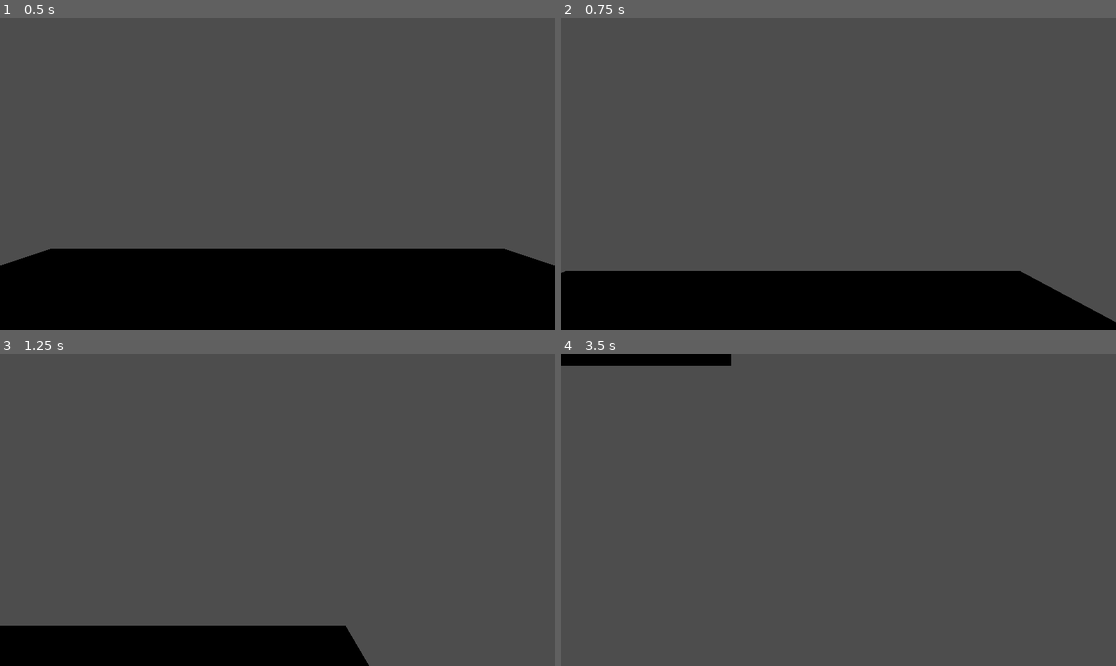
Above: before the commit, frames 1-4 (two rows, left to right).
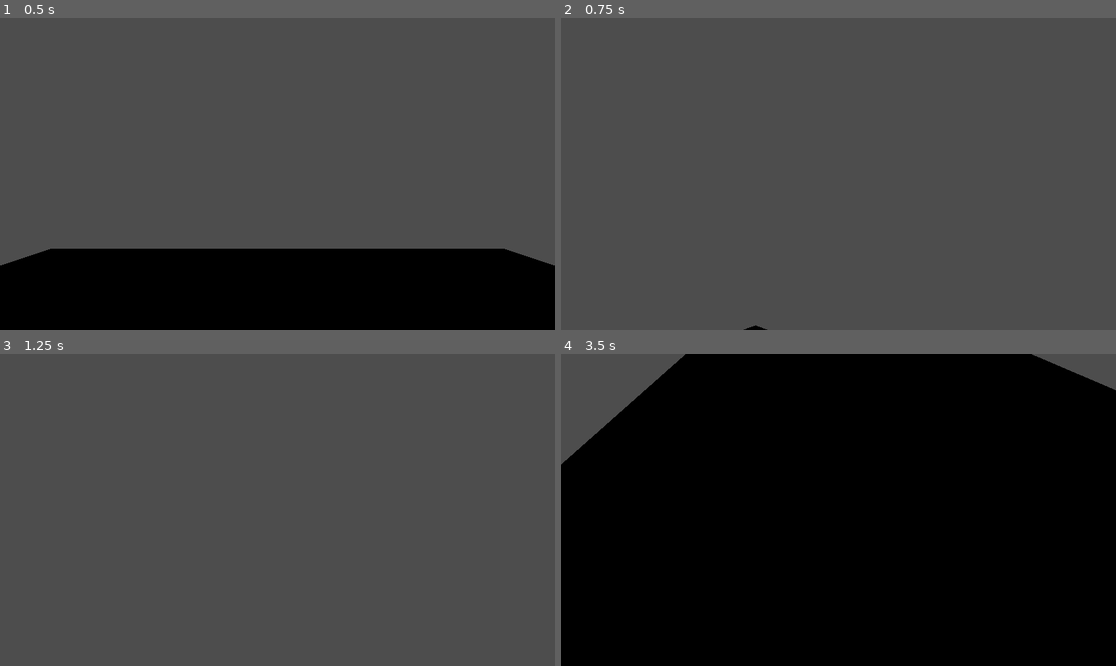
Above: after the commit, the same moments.

Repository: extract/over-fort-2
Game: Godot game, scene res://scenes/maps/test_map.tscn
The game is run twice, just before and just after one commit, with the same random seed, the same clock (stepped at 60 frames per second) and the same inputs.
Inputs (mouse positions are in pixels of both pictures, inside the frame that each line leads up to):
- Up to frame 1 (0.5 s): no input
- Up to frame 2 (0.75 s): move the mouse to (960, 158) at 0.52 s; hold D (right) from 0.53 s (still down); tap Space (jump) at 0.6 s
- Up to frame 3 (1.25 s): keep holding D (right); tap Space (jump) at 0.77, 1.07 s
- Up to frame 4 (3.5 s): move the mouse to (727, 525) at 1.27 s; release D (right) at 1.28 s; hold S (backward) 1.28-2.03 s; tap Space (jump) at 1.35, 1.52, 1.82, 2.1, 2.85, 3.02, 3.32 s; move the mouse to (894, 441) at 2.02 s; hold D (right) 2.03-2.78 s; move the mouse to (810, 572) at 2.77 s; hold W (forward) from 2.78 s (still down)

Frame 1 is identical in both runs. In frame 2, 17% of the frame differs, in the area x 0-100%, y 81-100%; in frame 3, 8.3%; in frame 4, 96%, in the area x 0-100%, y 0-100%.

Commit message:
[BBPC_BBCC-0002] add bad mouse camera script

Diff:
--- /dev/null
+++ b/scenes/player/camera_look.gd
@@ -0,0 +1,8 @@
+extends Camera3D
+
+var mouse_sensitivity = 0.01
+
+func _unhandled_input(event: InputEvent) -> void:
+	if event is InputEventMouseMotion:
+		rotate_x(-event.relative.y * mouse_sensitivity)
+		rotation.x = clamp(rotation.x, -PI/2, PI/2)
--- a/scenes/player/player.gd
+++ b/scenes/player/player.gd
@@ -1,28 +1,37 @@
 extends CharacterBody3D
 
 
-const SPEED = 5.0
-const JUMP_VELOCITY = 4.5
+@export var speed = 5.0
+@export var jump_velocity = 4.5
+
+@export var mouse_sensitivity = 0.01
 
 
+func _unhandled_input(event: InputEvent) -> void:
+	if event is InputEventMouseMotion:
+		rotate_y(-event.relative.x * mouse_sensitivity)
+
 func _physics_process(delta: float) -> void:
+
+	var mouse_delta = Input.get_last_mouse_velocity()
+
 	# Add the gravity.
 	if not is_on_floor():
 		velocity += get_gravity() * delta
 
 	# Handle jump.
 	if Input.is_action_just_pressed("jump") and is_on_floor():
-		velocity.y = JUMP_VELOCITY
+		velocity.y = jump_velocity
 
 	# Get the input direction and handle the movement/deceleration.
 	# As good practice, you should replace UI actions with custom gameplay actions.
 	var input_dir := Input.get_vector("left", "right", "forward", "backward")
 	var direction := (transform.basis * Vector3(input_dir.x, 0, input_dir.y)).normalized()
 	if direction:
-		velocity.x = direction.x * SPEED
-		velocity.z = direction.z * SPEED
+		velocity.x = direction.x * speed
+		velocity.z = direction.z * speed
 	else:
-		velocity.x = move_toward(velocity.x, 0, SPEED)
-		velocity.z = move_toward(velocity.z, 0, SPEED)
+		velocity.x = move_toward(velocity.x, 0, speed)
+		velocity.z = move_toward(velocity.z, 0, speed)
 
 	move_and_slide()
--- a/scenes/player/player.tscn
+++ b/scenes/player/player.tscn
@@ -1,6 +1,7 @@
-[gd_scene load_steps=6 format=3 uid="uid://dn6ln2qk6dbtr"]
+[gd_scene load_steps=7 format=3 uid="uid://dn6ln2qk6dbtr"]
 
 [ext_resource type="Script" uid="uid://delfsbhi7fgkv" path="res://scenes/player/player.gd" id="1_glpr6"]
+[ext_resource type="Script" uid="uid://bxyw1qh8owlet" path="res://scenes/player/camera_look.gd" id="2_dovo2"]
 
 [sub_resource type="CapsuleShape3D" id="CapsuleShape3D_pjt0s"]
 
@@ -23,6 +24,7 @@
 
 [node name="Camera3D" type="Camera3D" parent="."]
 transform = Transform3D(1, 0, 0, 0, 1, 0, 0, 0, 1, 0, 0.61238444, -0.5153255)
+script = ExtResource("2_dovo2")
 
 [node name="MeshInstance3D2" type="MeshInstance3D" parent="."]
 transform = Transform3D(1, 0, 0, 0, 1, 0, 0, 0, 1, 0, 0.42697042, -0.15429068)
Not shown, added: scenes/player/camera_look.gd.uid
